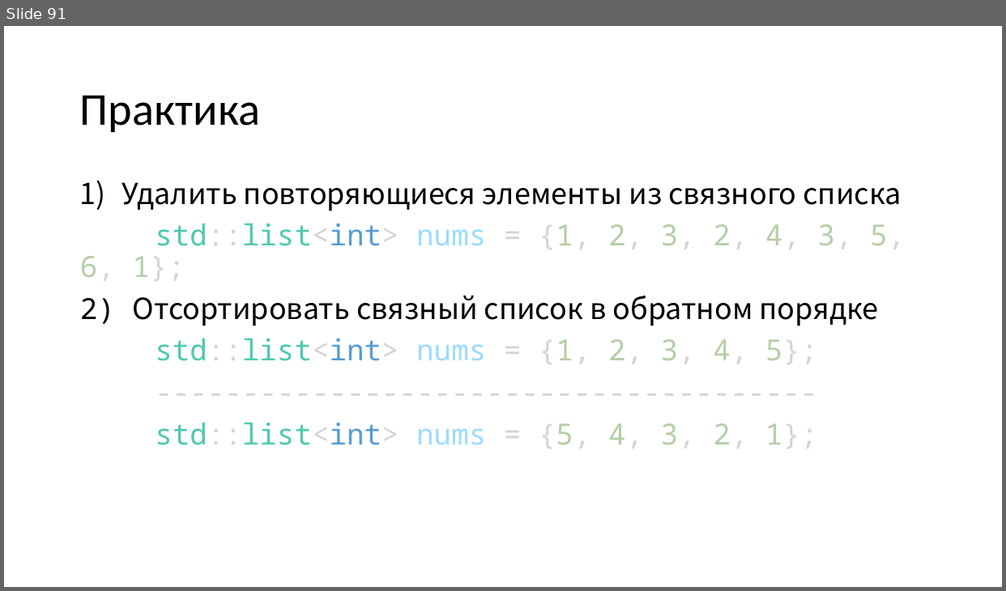
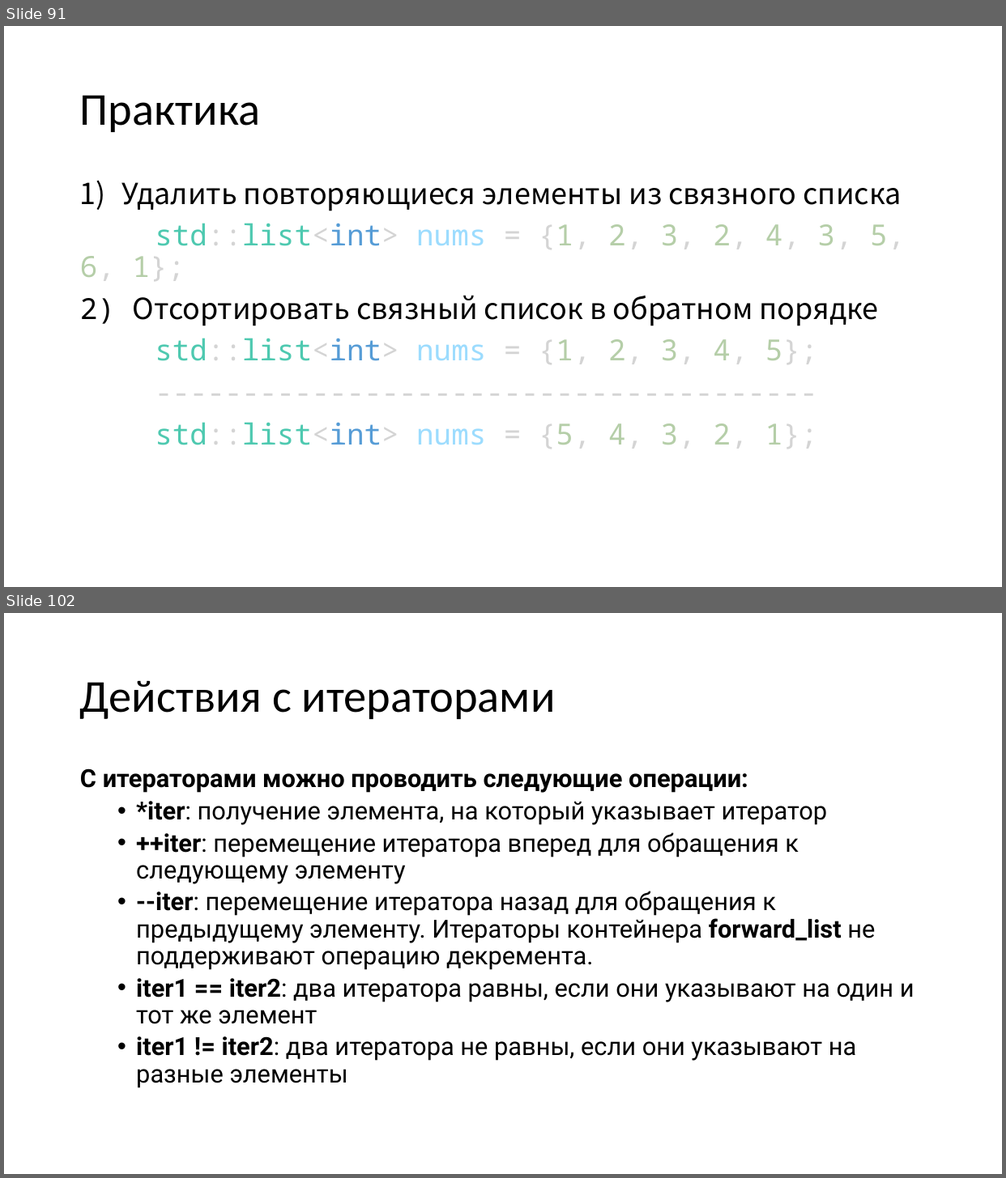
Before and after one commit to FloyzenCode/cpp-lectures, a slide deck: lecture8/lecture8.pptx. Shown one above the other, each under a label of ours: slide 91 before the commit, slides 91 and 102 after it; the slides between them are not shown. The pictures are 1006x591 and 1006x1178 pixels, drawn with LibreOffice and Linux fonts; fonts in the diff are those of the drawing. Boxes give left, top, right and bottom in pixels: in the first picture for what was removed or moved away, otherwise in the second. Text is boxed around its words. In the diff, an @@ line names an element or a change of style, - is before the commit and + after.

```diff
--- a/lecture8/lecture8.pptx
+++ b/lecture8/lecture8.pptx
@@ slide 102 added at [4, 613, 1002, 1174], background #FFFFFF @@
@@ title added at [80, 681, 556, 719], 44 pt, text #000000 @@
+Действия с итераторами
@@ text added at [80, 769, 914, 1088], 24 pt, text #000000 @@
+С итераторами можно проводить следующие операции:
+  • *iter: получение элемента, на который указывает итератор
+  • ++iter: перемещение итератора вперед для обращения к следующему элементу
+  • --iter: перемещение итератора назад для обращения к предыдущему элементу. Итераторы контейнера forward_list не поддерживают операцию декремента.
+  • iter1 == iter2: два итератора равны, если они указывают на один и тот же элемент
+  • iter1 != iter2: два итератора не равны, если они указывают на разные элементы
```
Also in this commit, not shown: 1 slide changed, 30 other slides added, 3 other files.
